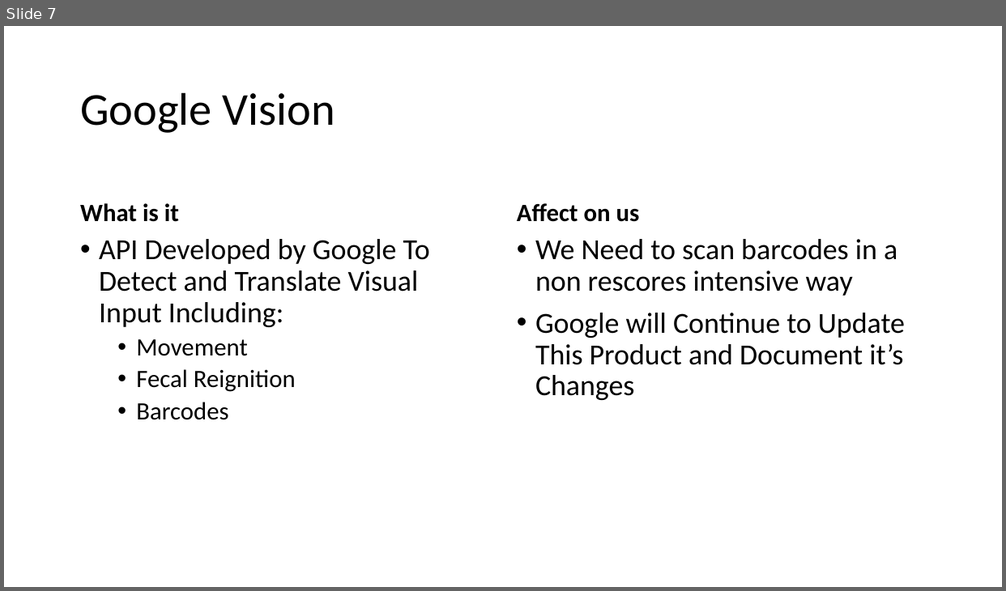
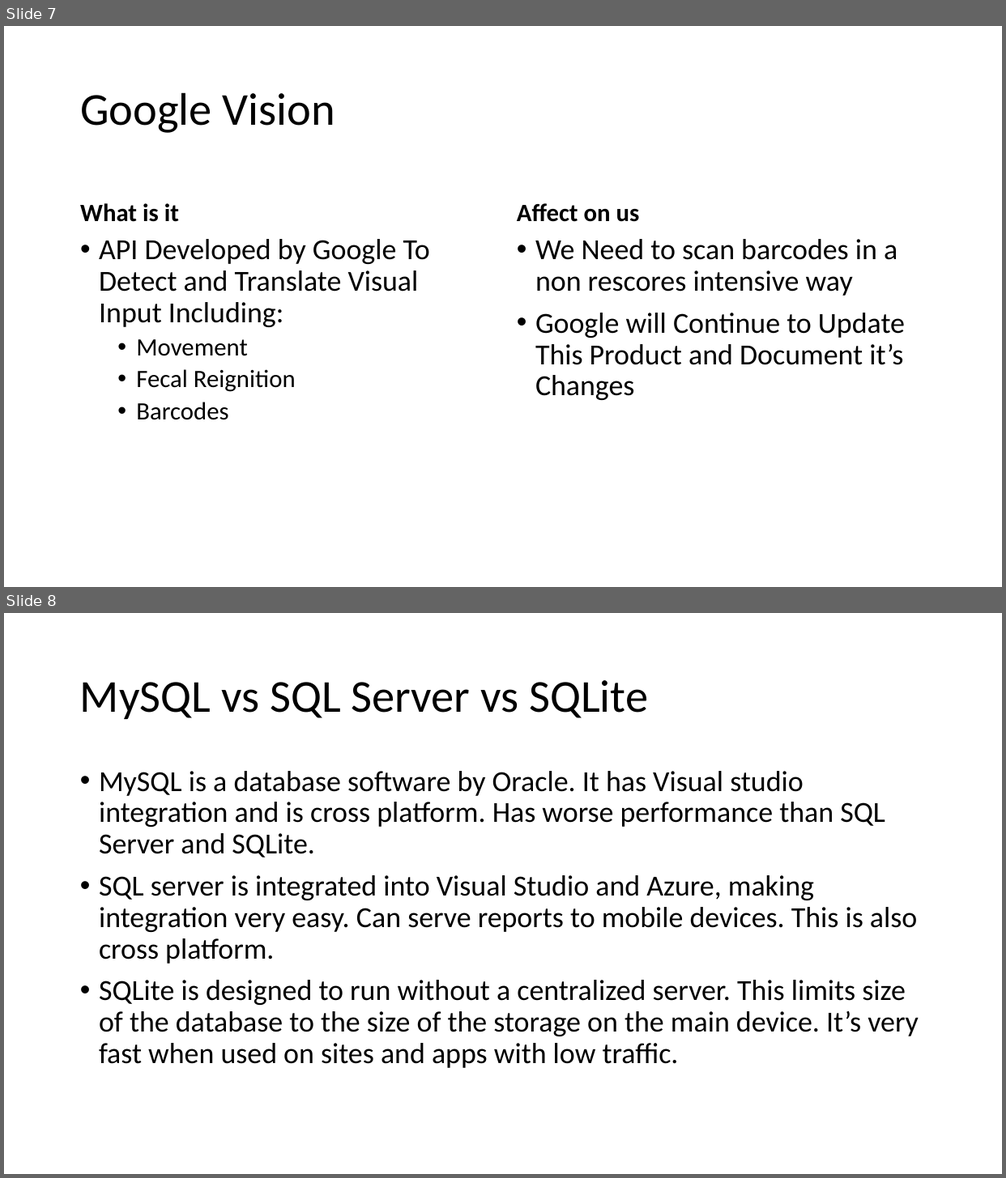
Before and after one commit to frozenNodak/InventoryManagement491, a slide deck: related work presentation draft.pptx. Shown one above the other, each under a label of ours: slide 7 before the commit, slides 7 and 8 after it. The pictures are 1006x591 and 1006x1178 pixels, drawn with LibreOffice and Linux fonts; fonts in the diff are those of the drawing. Boxes give left, top, right and bottom in pixels: in the first picture for what was removed or moved away, otherwise in the second. Text is boxed around its words. In the diff, an @@ line names an element or a change of style, - is before the commit and + after.

Commit message:
Added database parts
I added database system comparison and a look at Azure and LINQ to the presentation.

```diff
--- a/related work presentation draft.pptx
+++ b/related work presentation draft.pptx
@@ slide 8 added at [4,613,1002,1174], background #FFFFFF @@
@@ title added at [80,680,648,719], 44 pt, text #000000 @@
+MySQL vs SQL Server vs SQLite
@@ text added at [99,771,918,1068], 28 pt, text #000000 @@
+• MySQL is a database software by Oracle. It has Visual studio integration and is cross platform. Has worse performance than SQL Server and SQLite.
+• SQL server is integrated into Visual Studio and Azure, making integration very easy. Can serve reports to mobile devices. This is also cross platform.
+• SQLite is designed to run without a centralized server. This limits size of the database to the size of the storage on the main device. It’s very fast when used on sites and apps with low traffic.
```
Also in this commit, not shown: 2 other slides added.
